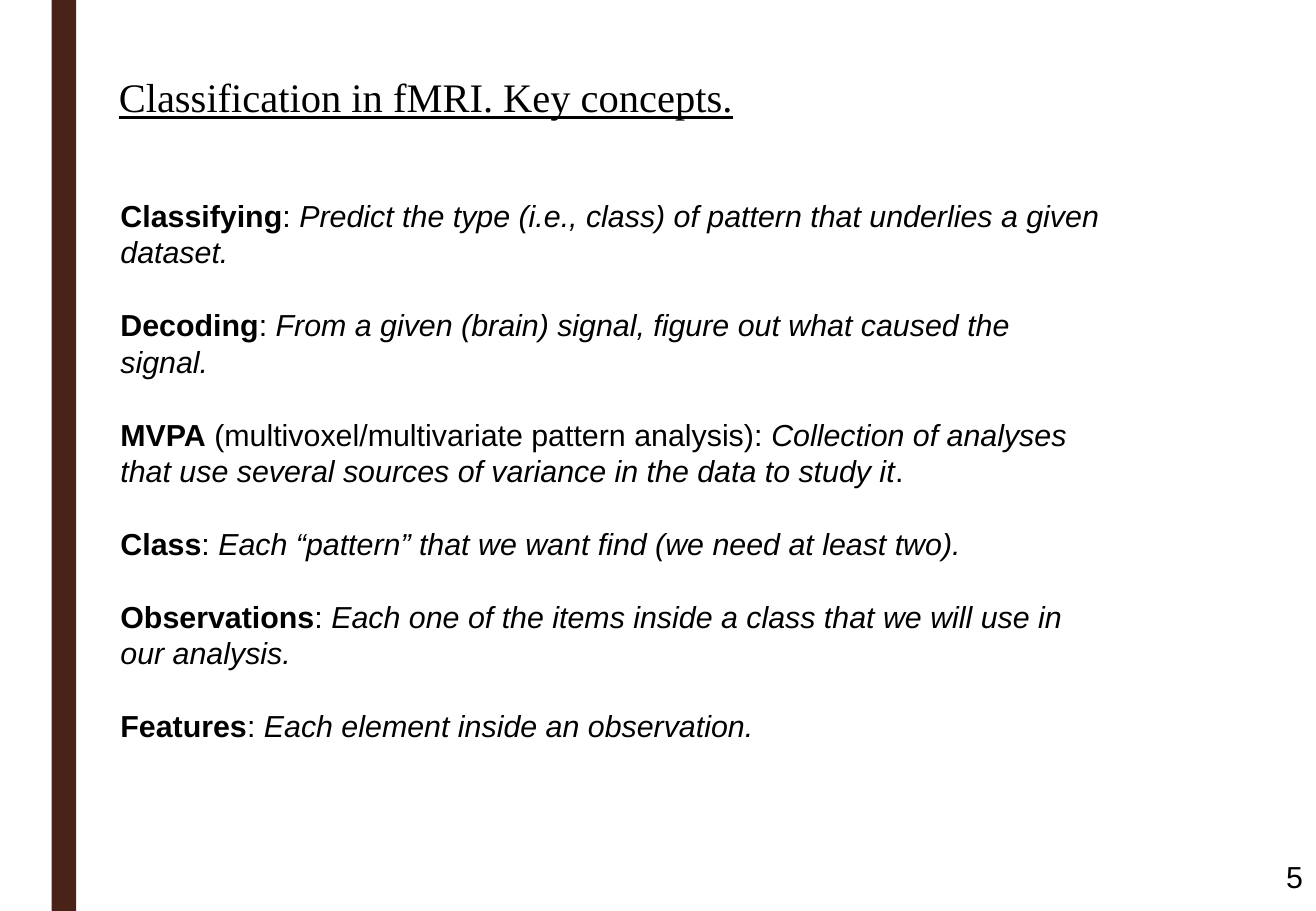
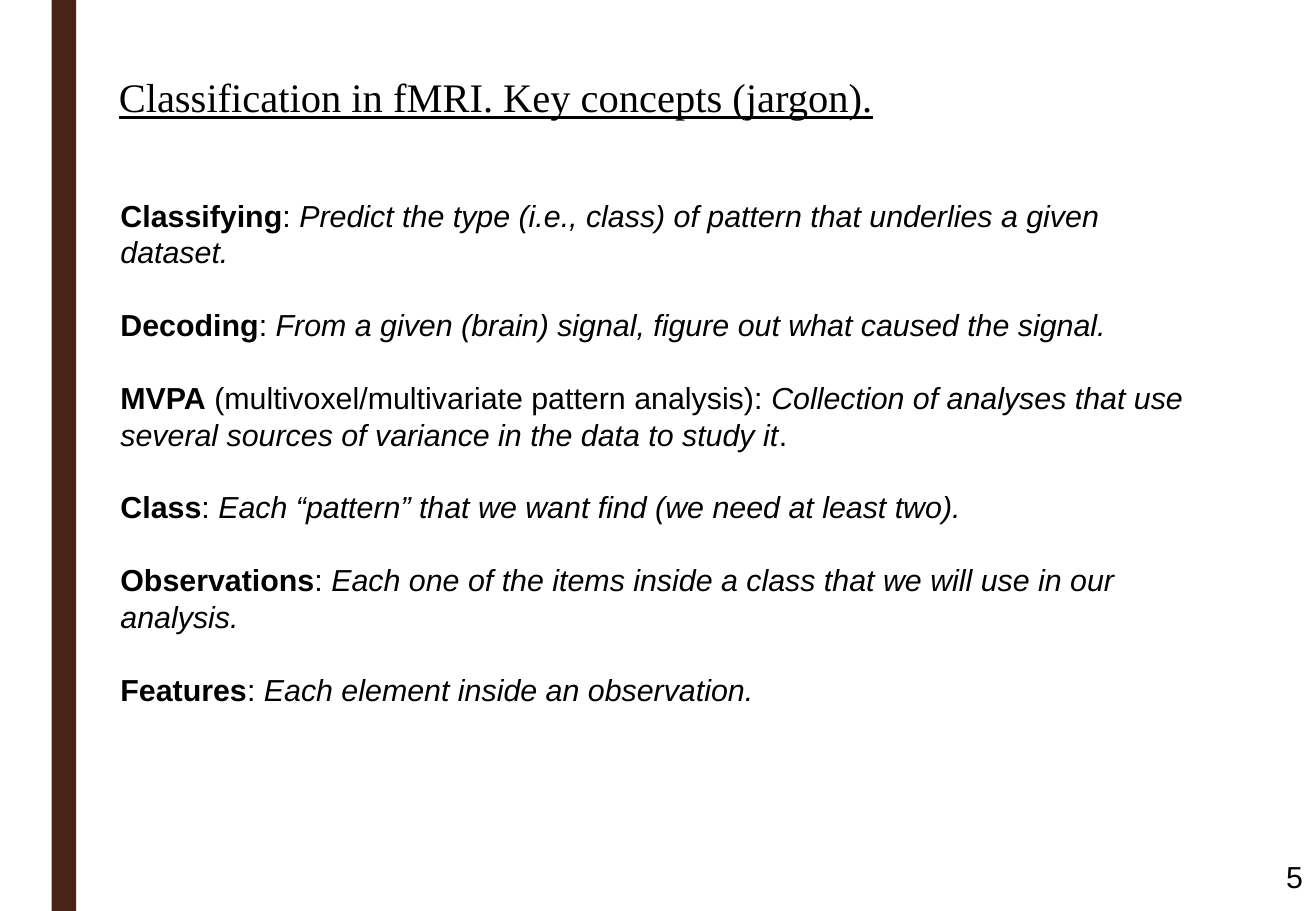
Before and after one commit to ortiztud/fmri_analysis_intro, a slide deck: slide 5 of slides/slides_session-5.pptx. Drawn at 1316x911 pixels with LibreOffice and Linux fonts; fonts in the diff are those of the drawing; background and template pictures are left out. Boxes give left, top, right and bottom in pixels: in the first picture for what was removed or moved away, otherwise in the second. Text is boxed around its words. In the diff, an @@ line names an element or a change of style, - is before the commit and + after.

```diff
--- a/slides/slides_session-5.pptx
+++ b/slides/slides_session-5.pptx
@@ text at [119,83,872,121]: text changed @@
-Classification in fMRI. Key concepts.
+Classification in fMRI. Key concepts (jargon).
@@ text "Classifying: Predict the type (i.e., ..." rewrapped from [120,205,1099,738] to [120,205,1183,702] @@
```
Also in this commit, not shown: 8 other slides changed, 2 other files.
